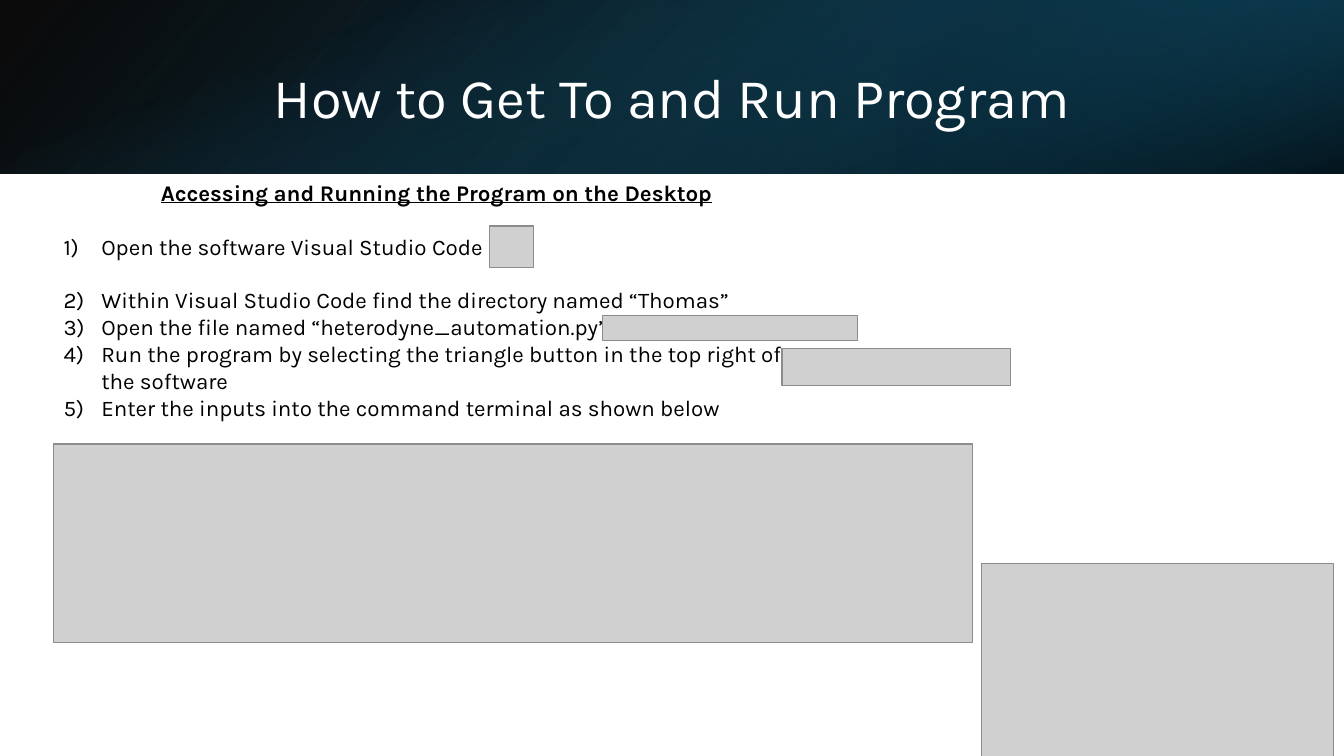
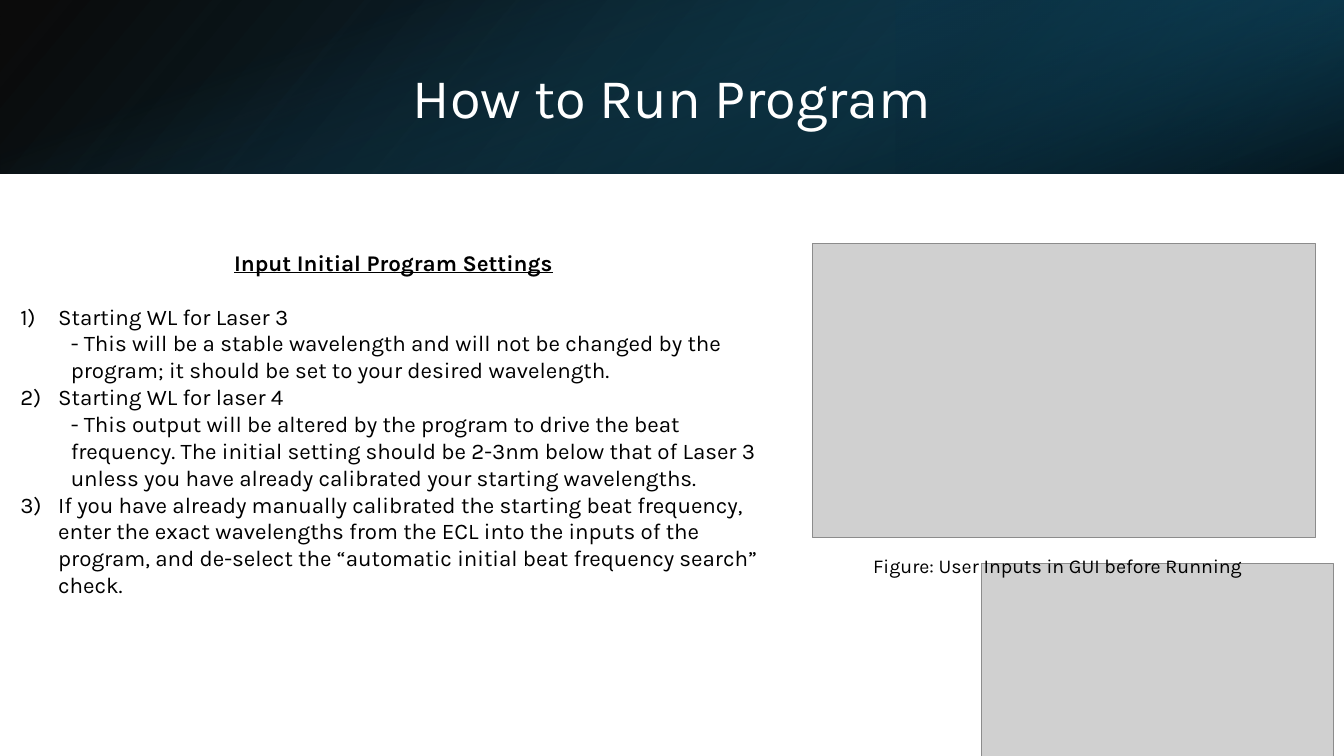
Before and after one commit to axx2xu/heterodyne, a slide deck: slide 11 of Python Heterodyne Measurement Automation Slides.pptx (slide 9 before the commit). Drawn at 1344x756 pixels with LibreOffice and Linux fonts; fonts in the diff are those of the drawing; grey boxes stand for pictures. Boxes give left, top, right and bottom in pixels: in the first picture for what was removed or moved away, otherwise in the second. Text is boxed around its words. In the diff, an @@ line names an element or a change of style, - is before the commit and + after.

```diff
--- a/Python Heterodyne Measurement Automation Slides.pptx
+++ b/Python Heterodyne Measurement Automation Slides.pptx
@@ title at bbox=[413, 82, 931, 131]: text changed @@
-How to Get To and Run Program
+How to Run Program
@@ picture removed at bbox=[490, 226, 534, 267] @@
@@ text at bbox=[58, 255, 756, 594]: text changed @@
-Accessing and Running the Program on the Desktop
-1) Open the software Visual Studio Code
-2) Within Visual Studio Code find the directory named “Thomas”
-3) Open the file named “heterodyne_automation.py”
-4) Run the program by selecting the triangle button in the top right of the software
-5) Enter the inputs into the command terminal as shown below
+Input Initial Program Settings
+1) Starting WL for Laser 3
+  - This will be a stable wavelength and will not be changed by the program; it should be set to your desired wavelength.
+2) Starting WL for laser 4
+  - This output will be altered by the program to drive the beat frequency. The initial setting should be 2-3nm below that of Laser 3 unless you have already calibrated your starting wavelengths.
+3) If you have already manually calibrated the starting beat frequency, enter the exact wavelengths from the ECL into the inputs of the program, and de-select the “automatic initial beat frequency search” check.
@@ picture added at bbox=[813, 244, 1316, 538] @@
@@ picture removed at bbox=[603, 316, 858, 341] @@
@@ picture removed at bbox=[782, 349, 1010, 386] @@
@@ picture removed at bbox=[53, 444, 972, 642] @@
@@ text added at bbox=[873, 555, 1241, 578], 14 pt, text #000000 @@
+Figure: User Inputs in GUI before Running
```
Also in this commit, not shown: 7 other slides changed, 4 slides added, 1 slide removed, 10 other files.
